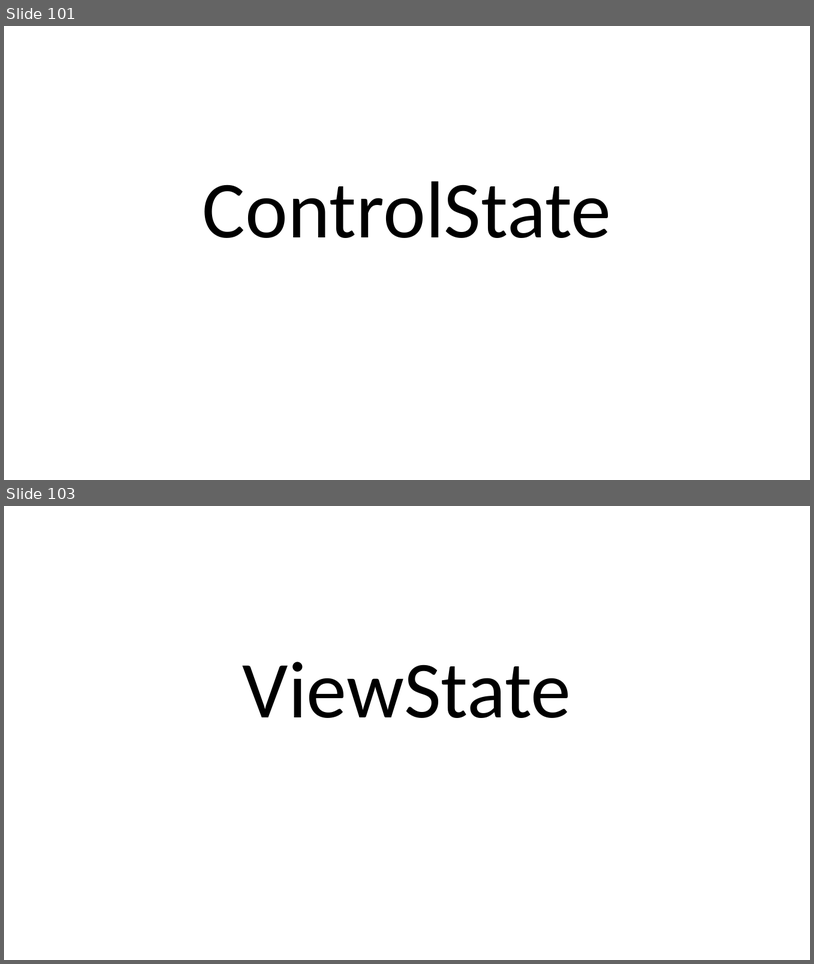
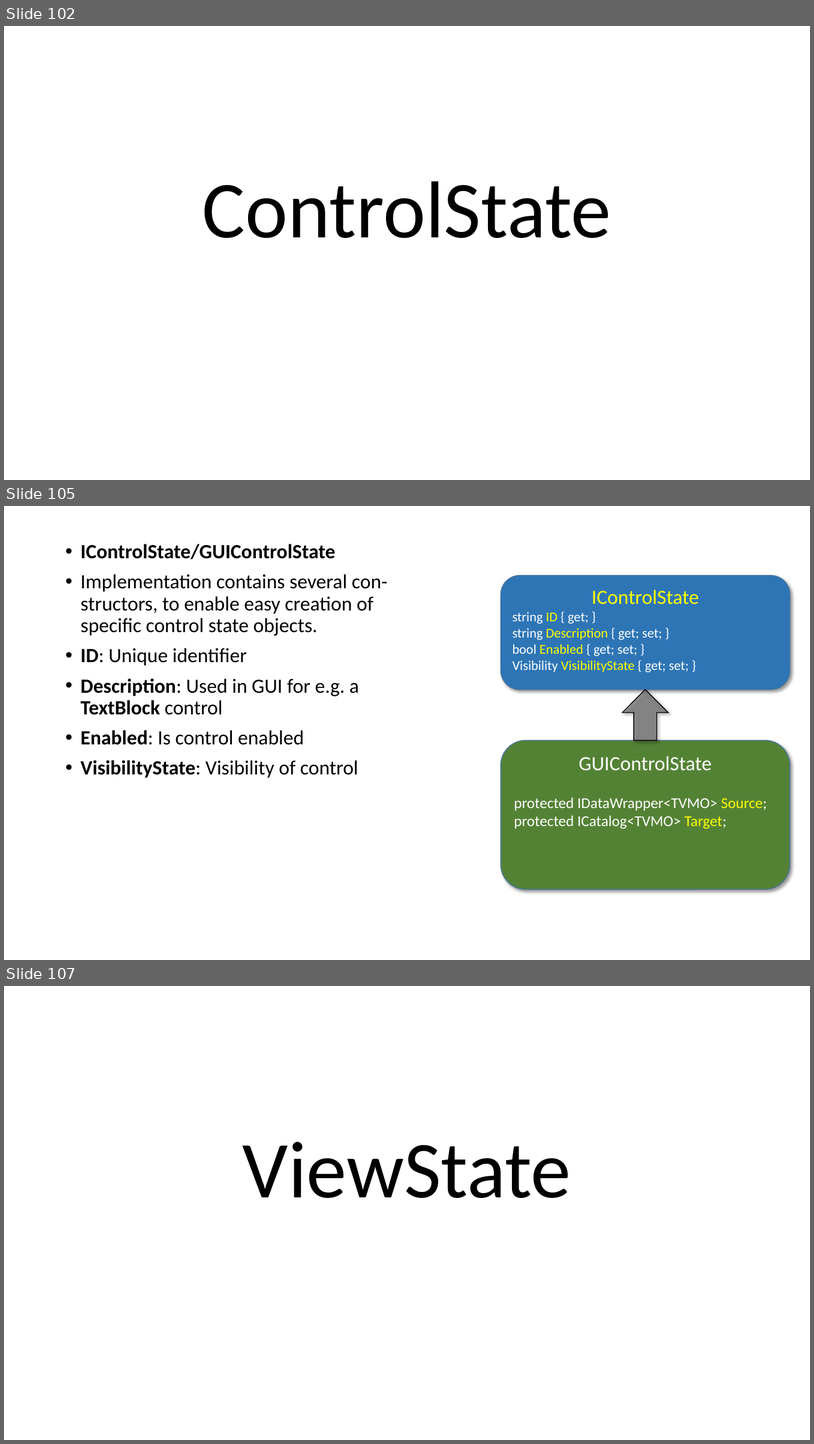
Before and after one commit to perl-easj/Teaching-materials, a slide deck: CSharpProgramming/Presentations/MVVMStarter Class Library.pptx. Shown one above the other, each under a label of ours: slides 101 and 103 before the commit, slides 102, 105 and 107 after it; the slides between them are not shown. The pictures are 814x964 and 814x1444 pixels, drawn with LibreOffice and Linux fonts; fonts in the diff are those of the drawing. Boxes give left, top, right and bottom in pixels: in the first picture for what was removed or moved away, otherwise in the second. Text is boxed around its words. In the diff, an @@ line names an element or a change of style, - is before the commit and + after.

```diff
--- a/CSharpProgramming/Presentations/MVVMStarter Class Library.pptx
+++ b/CSharpProgramming/Presentations/MVVMStarter Class Library.pptx
@@ slide 105 added at bbox=[4, 506, 810, 960], background #FFFFFF @@
@@ text added at bbox=[81, 544, 388, 778], 24 pt, text #000000 @@
+• IControlState/GUIControlState
+• Implementation contains several con-structors, to enable easy creation of specific control state objects.
+• ID: Unique identifier
+• Description: Used in GUI for e.g. a TextBlock control
+• Enabled: Is control enabled
+• VisibilityState: Visibility of control
@@ rounded rectangle added at bbox=[501, 576, 791, 690], fill #2E75B6, outline #43739E 1 pt, 16 pt, text #FFFFFF @@
+IControlState
+string ID { get; }
+string Description { get; set; }
+bool Enabled { get; set; }
+Visibility VisibilityState { get; set; }
@@ right arrow added at bbox=[623, 690, 669, 740], fill #595959 at 60% opacity, outline #000000 1 pt @@
@@ rounded rectangle added at bbox=[501, 740, 791, 889], fill #548235, outline #43739E 1 pt, 18 pt, text #FFFFFF @@
+GUIControlState
+protected IDataWrapper<TVMO> Source;
+protected ICatalog<TVMO> Target;
@@ what was slide 101 is now slide 102 @@
@@ what was slide 103 is now slide 107 @@
```
Also in this commit, not shown: 1 slide changed, 49 other slides added, 7 slides removed, 1 other file.
